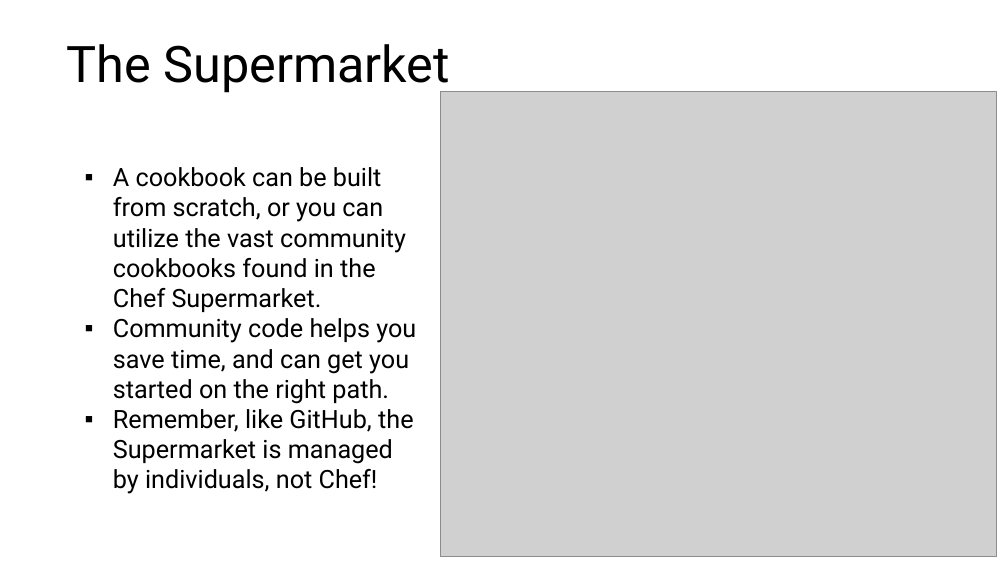
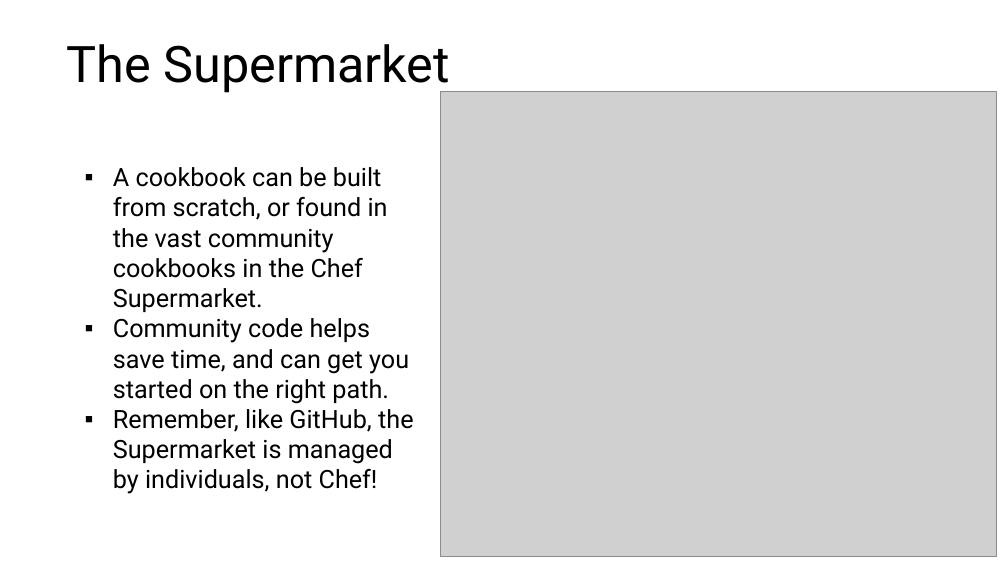
Before and after one commit to microsoft/AcademicContent, a slide deck: slide 27 of Complimentary Course Content/Module7/Lessons/Module7_Lesson3 Introduction to Chef.pptx. Drawn at 1008x567 pixels with LibreOffice and Linux fonts; fonts in the diff are those of the drawing; grey boxes stand for pictures. Boxes give left, top, right and bottom in pixels: in the first picture for what was removed or moved away, otherwise in the second. Text is boxed around its words. In the diff, an @@ line names an element or a change of style, - is before the commit and + after.

```diff
--- a/Complimentary Course Content/Module7/Lessons/Module7_Lesson3 Introduction to Chef.pptx
+++ b/Complimentary Course Content/Module7/Lessons/Module7_Lesson3 Introduction to Chef.pptx
@@ text at (113, 167, 409, 404): text changed @@
-  ▪ A cookbook can be built from scratch, or you can utilize the vast community cookbooks found in the Chef Supermarket.
-  ▪ Community code helps you save time, and can get you started on the right path.
+  ▪ A cookbook can be built from scratch, or found in the vast community cookbooks in the Chef Supermarket.
+  ▪ Community code helps save time, and can get you started on the right path.
```
Also in this commit, not shown: 16 other slides changed, 5 other files.
